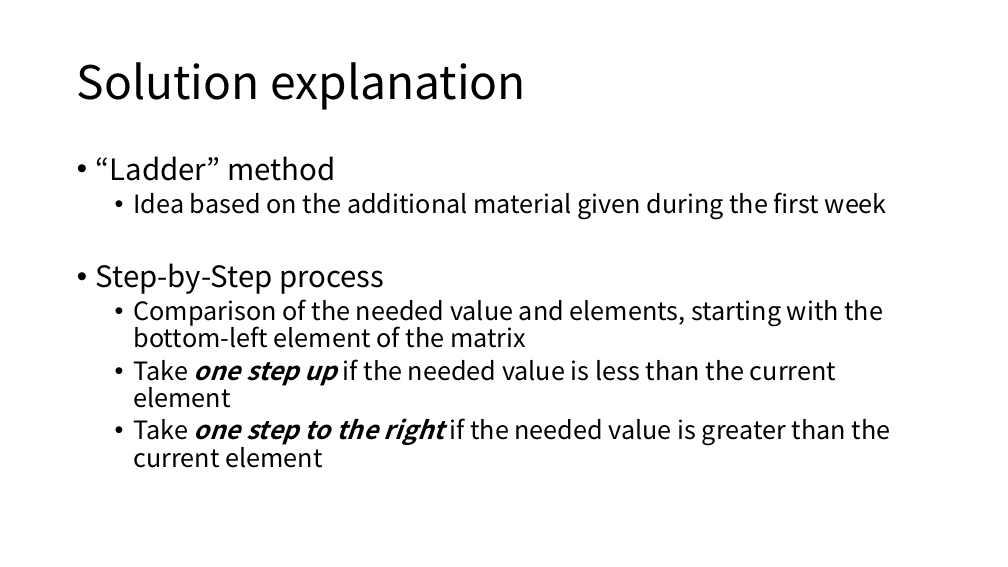
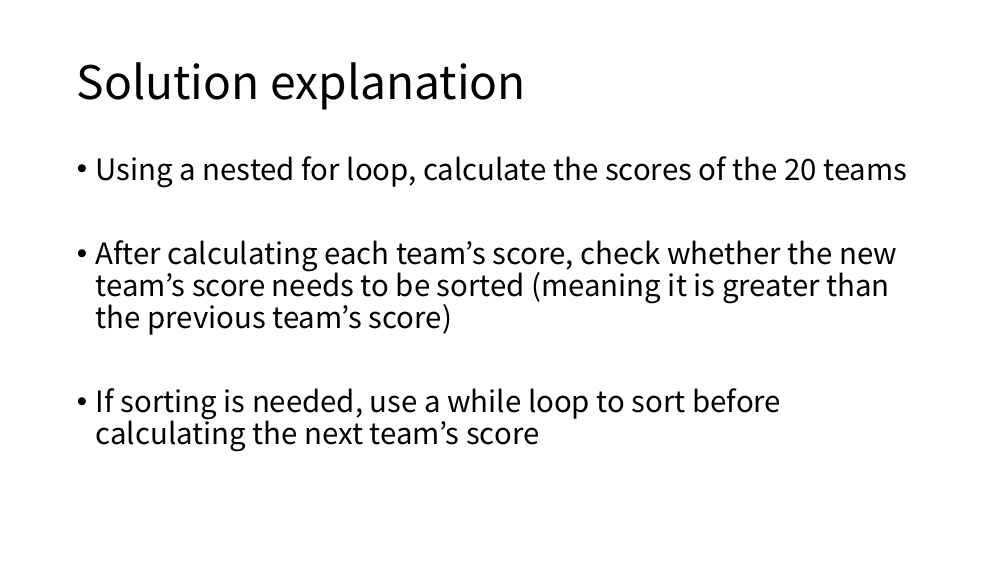
Before and after one commit to gdlee412/Problem-Solving-Techniques, a slide deck: slide 3 of 자료/Report template/Report for exercise or homework.pptx. Drawn at 1008x567 pixels with LibreOffice and Linux fonts; fonts in the diff are those of the drawing. Boxes give left, top, right and bottom in pixels: in the first picture for what was removed or moved away, otherwise in the second. Text is boxed around its words. In the diff, an @@ line names an element or a change of style, - is before the commit and + after.

```diff
--- a/자료/Report template/Report for exercise or homework.pptx
+++ b/자료/Report template/Report for exercise or homework.pptx
@@ text at [96,156,908,452]: text changed; size 24 to 28 pt @@
-• “Ladder” method
-  • Idea based on the additional material given during the first week
-• Step-by-Step process
-  • Comparison of the needed value and elements, starting with the bottom-left element of the matrix
-  • Take one step up if the needed value is less than the current element
-  • Take one step to the right if the needed value is greater than the current element
+• Using a nested for loop, calculate the scores of the 20 teams
+• After calculating each team’s score, check whether the new team’s score needs to be sorted (meaning it is greater than the previous team’s score)
+• If sorting is needed, use a while loop to sort before calculating the next team’s score
```
Also in this commit, not shown: 3 other slides changed, 6 slides added, 5 slides removed, 1 other file.
